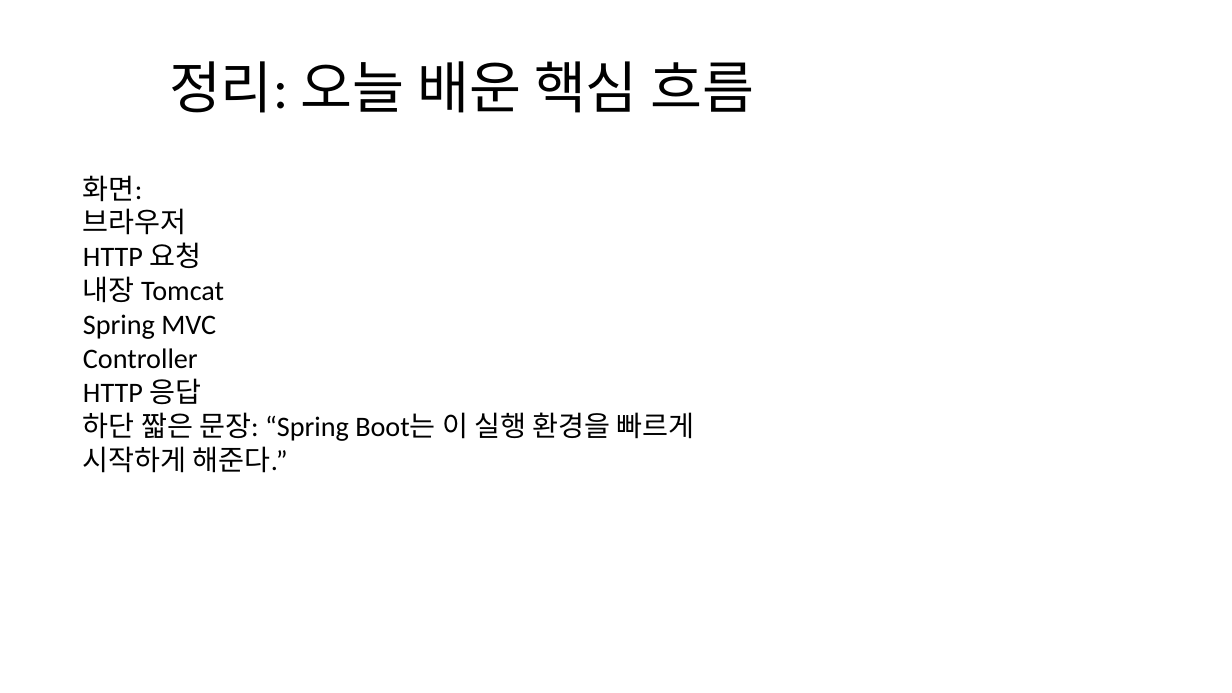
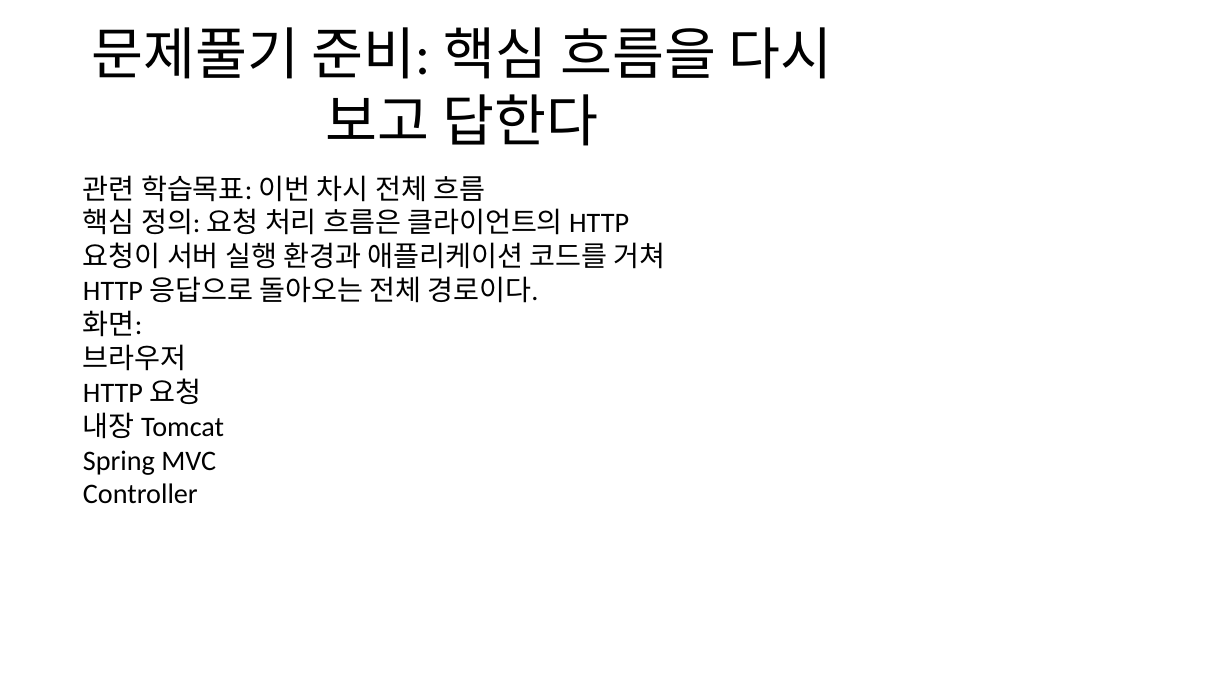
Before and after one commit to openskill-harness/lecture-workflow, a slide deck: slide 22 of courses/spring-boot-basic/pptx/ch01.pptx. Drawn at 1232x693 pixels with LibreOffice and Linux fonts; fonts in the diff are those of the drawing. Boxes give left, top, right and bottom in pixels: in the first picture for what was removed or moved away, otherwise in the second. Text is boxed around its words. In the diff, an @@ line names an element or a change of style, - is before the commit and + after.

```diff
--- a/courses/spring-boot-basic/pptx/ch01.pptx
+++ b/courses/spring-boot-basic/pptx/ch01.pptx
@@ title at [91,27,833,146]: text changed @@
-정리: 오늘 배운 핵심 흐름
+문제풀기 준비: 핵심 흐름을 다시 보고 답한다
@@ text at [83,175,665,303]: paragraphs added @@
+관련 학습목표: 이번 차시 전체 흐름
+핵심 정의: 요청 처리 흐름은 클라이언트의 HTTP 요청이 서버 실행 환경과 애플리케이션 코드를 거쳐 HTTP 응답으로 돌아오는 전체 경로이다.
@@ text at [83,378,695,473]: paragraphs removed @@
-HTTP 응답
-하단 짧은 문장: “Spring Boot는 이 실행 환경을 빠르게 시작하게 해준다.”
```
Also in this commit, not shown: 25 other slides changed, 24 other files.
